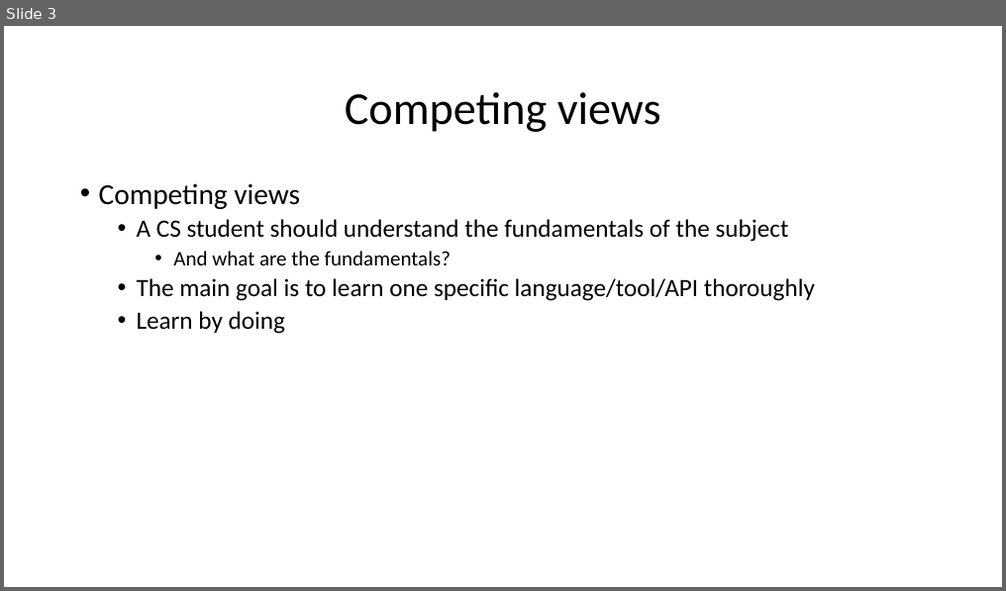
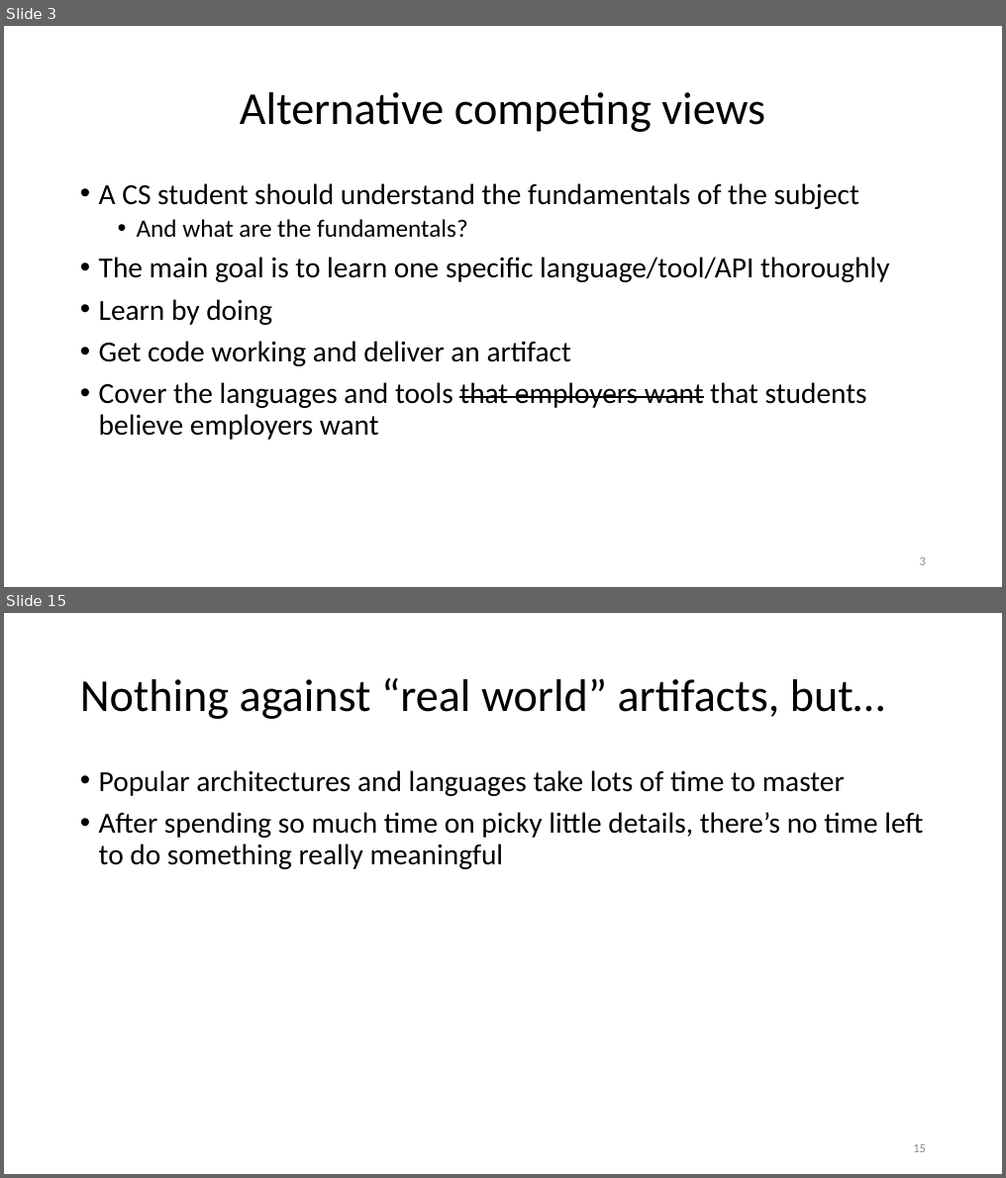
Before and after one commit to jtod/jtod.github.io, a slide deck: home/Sigma16/dev/docs/papers/Computer systems with Sigma16 and Hydra.pptx. Shown one above the other, each under a label of ours: slide 3 before the commit, slides 3 and 15 after it; the slides between them are not shown. The pictures are 1006x591 and 1006x1178 pixels, drawn with LibreOffice and Linux fonts; fonts in the diff are those of the drawing. Boxes give left, top, right and bottom in pixels: in the first picture for what was removed or moved away, otherwise in the second. Text is boxed around its words. In the diff, an @@ line names an element or a change of style, - is before the commit and + after.

```diff
--- a/home/Sigma16/dev/docs/papers/Computer systems with Sigma16 and Hydra.pptx
+++ b/home/Sigma16/dev/docs/papers/Computer systems with Sigma16 and Hydra.pptx
@@ slide 15 added at (4, 613, 1002, 1174), background #FFFFFF @@
@@ title added at (80, 678, 885, 719), 44 pt, text #000000 @@
+Nothing against “real world” artifacts, but…
@@ text added at (99, 770, 923, 869), 28 pt, text #000000 @@
+• Popular architectures and languages take lots of time to master
+• After spending so much time on picky little details, there’s no time left to do something really meaningful
@@ page number added at (913, 1145, 926, 1153), 12 pt, text #8C8C8C @@
+15
@@ slide 3 changed as well @@
@@ title at (240, 92, 765, 132): text changed @@
-Competing views
+Alternative competing views
@@ text at (99, 183, 300, 209): paragraph removed @@
-• Competing views
@@ text at (99, 183, 890, 325): size 24 to 28 pt in "A CS student should understand the fundamentals ...", "The main goal is to learn one ...", "Learn by doing"; size 20 to 24 pt in "And what are the fundamentals?"; list level 2 to 1 in "A CS student should understand ..."; list level 3 to 2 in "And what are the fundamentals?"; list level 2 to 1 in "The main goal is to ..."; list level 2 to 1 in "Learn by doing" @@
@@ text at (99, 341, 867, 440): paragraphs added @@
+• Get code working and deliver an artifact
+• Cover the languages and tools that employers want that students believe employers want
@@ page number added at (920, 558, 926, 566), 12 pt, text #8C8C8C @@
+3
```
Also in this commit, not shown: 2 other slides changed, 24 other slides added, 1 slide removed, 11 other files.
